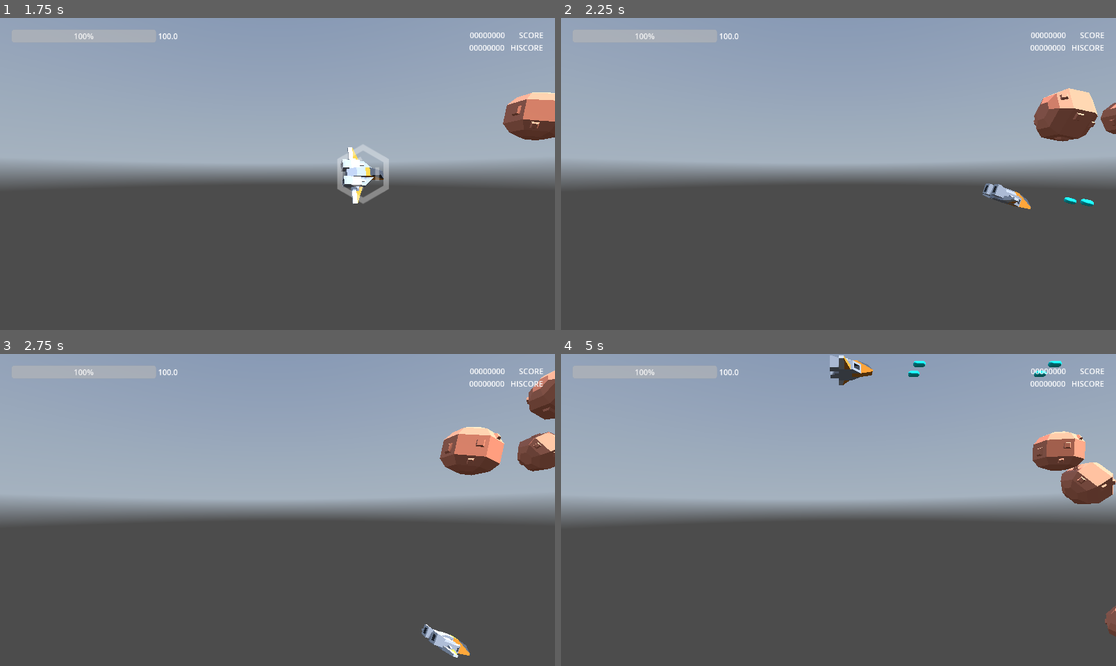
Above: before the commit, frames 1-4 (two rows, left to right).
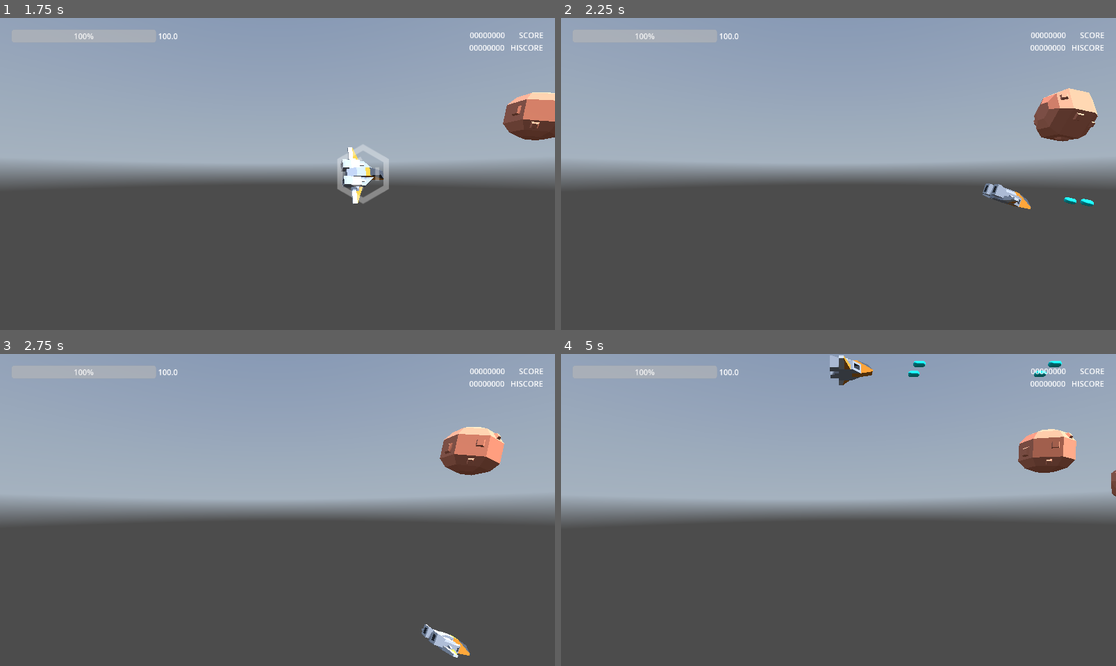
Above: after the commit, the same moments.

Repository: thomz2/smd-space-shooter
Game: Godot game, scene res://scenes/screens/main_menu.tscn
Same seed, same stepped clock (60 frames per second), same inputs: the game is played once before the commit and once after it. A sky picture missing from this copy of the repository is replaced by a grey-blue gradient.
Inputs (mouse positions are in pixels of both pictures, inside the frame that each line leads up to):
- Up to frame 1 (1.75 s): click "PLAY" at 0.5 s; tap Enter at 1.25 s; move the mouse to (399, 158) at 1.27 s; hold Right (ui_right) from 1.28 s (still down); tap X (dodge) at 1.35 s
- Up to frame 2 (2.25 s): move the mouse to (727, 189) at 2.02 s; release Right (ui_right) at 2.03 s; hold Down (ui_down) from 2.03 s (still down); tap Z (shoot) at 2.1 s
- Up to frame 3 (2.75 s): keep holding Down (ui_down)
- Up to frame 4 (5 s): move the mouse to (894, 441) at 2.77 s; release Down (ui_down) at 2.78 s; hold Right (ui_right) 2.78-3.53 s; tap R at 2.85 s; move the mouse to (810, 572) at 3.52 s; hold Up (ui_up) 3.53-4.28 s; tap X (dodge) at 3.6 s; move the mouse to (1005, 556) at 4.27 s; hold Left (ui_left) from 4.28 s (still down); hold Z (shoot) from 4.28 s (still down)

Frame 1 is identical in both runs. In frame 2, 0.2% of the frame differs, in the area x 91-100%, y 27-59%; in frame 3, 1.3%; in frame 4, 2.1%, in the area x 82-100%, y 24-91%.

Commit message:
balancing

Diff:
--- a/scenes/enemies/spawner.gd
+++ b/scenes/enemies/spawner.gd
@@ -70,7 +70,7 @@
 			current_enemy_count = 0
 			can_spawn = false
 
-		await get_tree().create_timer(0.7).timeout # between spawns
+		await get_tree().create_timer(1.7).timeout # between spawns
 
 func update_level(level):
 	print("its level ", level)
Not shown: 1 places in scenes/map/test_infinity.tscn that only renumber resources
Not shown: 1 places in scenes/map/test_map.tscn that only renumber resources
